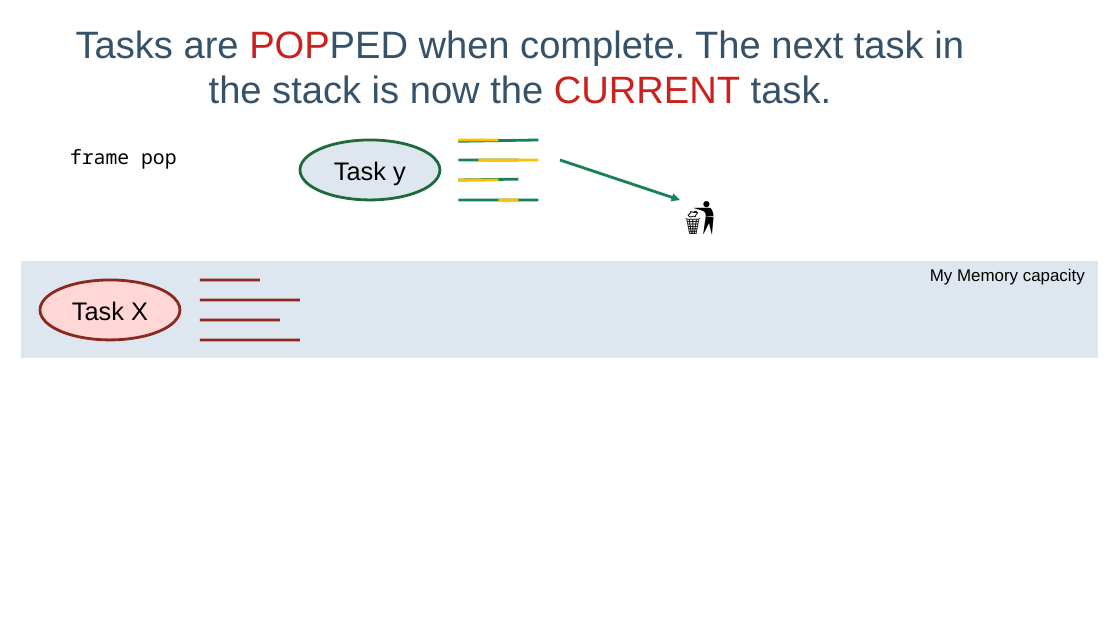
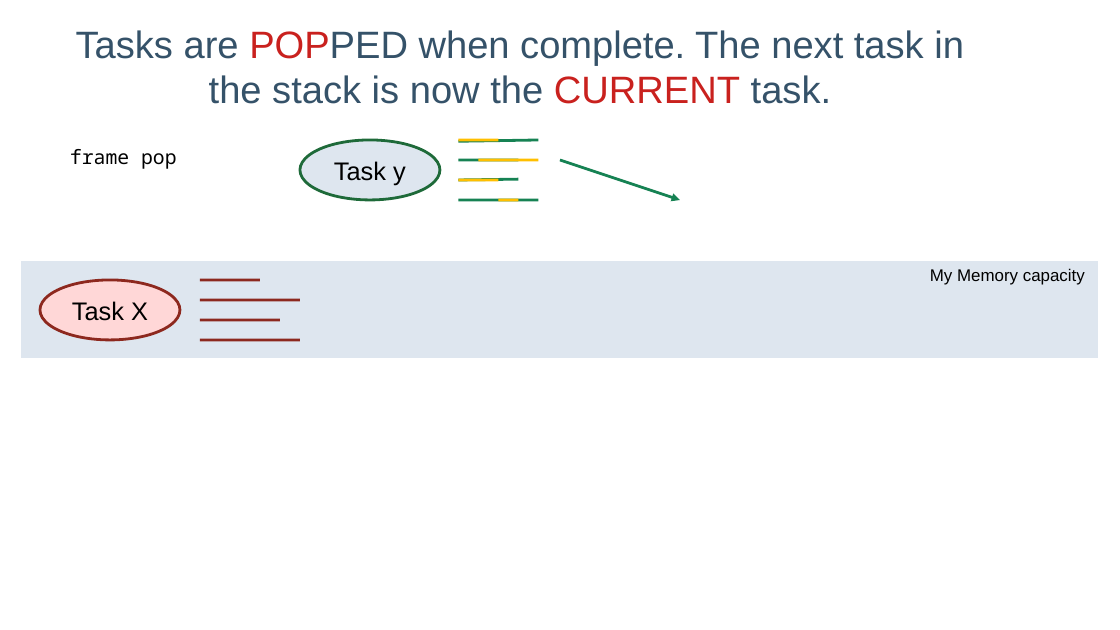
Before and after one commit to lelanthran/frame, a slide deck: slide 31 of docs/FrameIntroduction.odp. Drawn at 1120x630 pixels with LibreOffice and Linux fonts; fonts in the diff are those of the drawing; background and template pictures are left out. Boxes give left, top, right and bottom in pixels: in the first picture for what was removed or moved away, otherwise in the second. Text is boxed around its words. In the diff, an @@ line names an element or a change of style, - is before the commit and + after.

```diff
--- a/docs/FrameIntroduction.odp
+++ b/docs/FrameIntroduction.odp
@@ text removed at (661, 187, 740, 247) @@
-🚮
```
Also in this commit, not shown: 12 other slides changed, 2 slides added.
